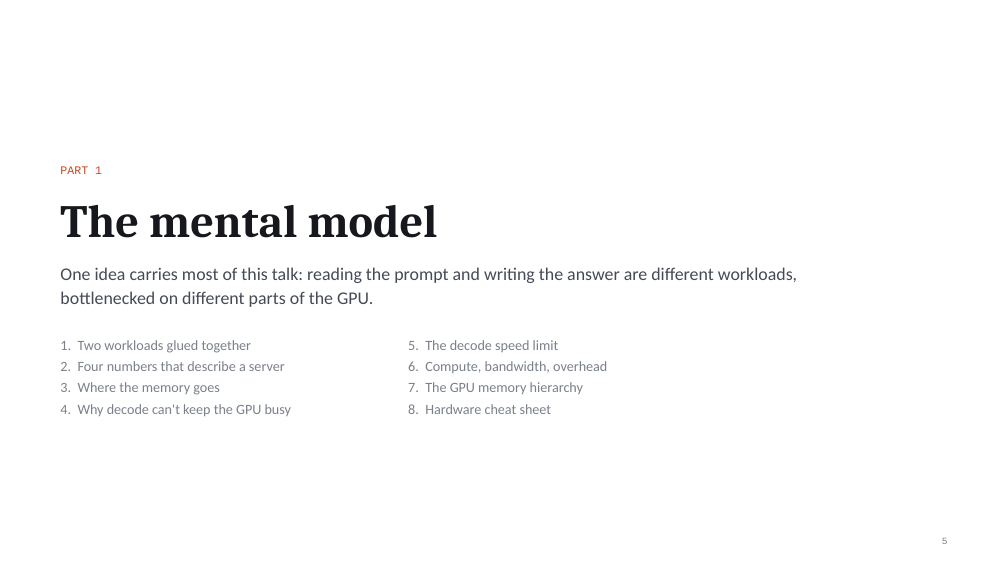
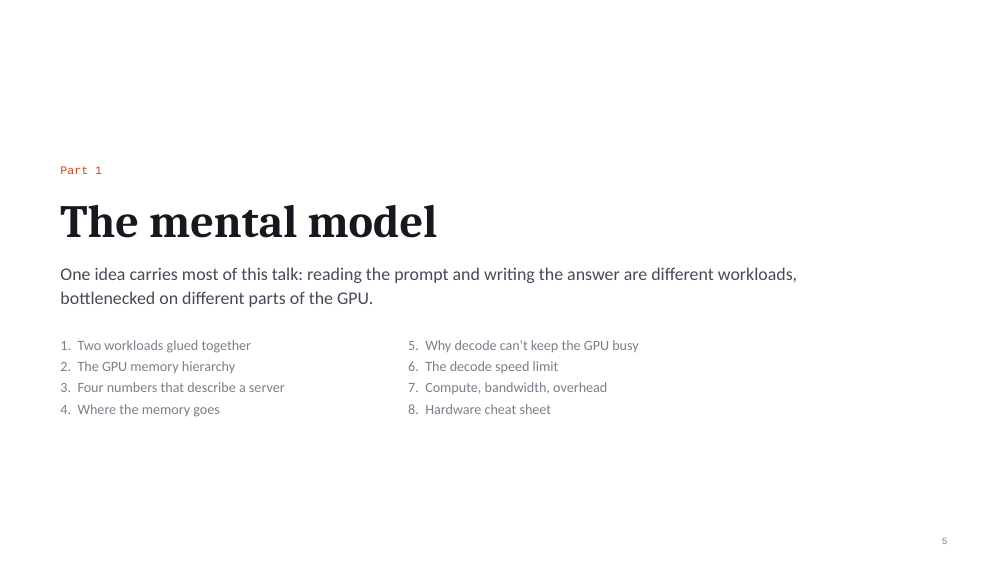
Before and after one commit to nitishkmr005/Inference-Engineering, a slide deck: slide 5 of 02_LLM_Inference_Engineering.pptx. Drawn at 1008x567 pixels with LibreOffice and Linux fonts; fonts in the diff are those of the drawing. Boxes give left, top, right and bottom in pixels: in the first picture for what was removed or moved away, otherwise in the second. Text is boxed around its words. In the diff, an @@ line names an element or a change of style, - is before the commit and + after.

```diff
--- a/02_LLM_Inference_Engineering.pptx
+++ b/02_LLM_Inference_Engineering.pptx
@@ text at (x1=60, y1=166, x2=102, y2=174): text changed @@
-PART 1
+Part 1
@@ text at (x1=408, y1=340, x2=638, y2=394): text changed @@
-5. The decode speed limit
-6. Compute, bandwidth, overhead
-7. The GPU memory hierarchy
+5. Why decode can't keep the GPU busy
+6. The decode speed limit
+7. Compute, bandwidth, overhead
@@ text at (x1=60, y1=361, x2=285, y2=417): text changed @@
-2. Four numbers that describe a server
-3. Where the memory goes
-4. Why decode can't keep the GPU busy
+2. The GPU memory hierarchy
+3. Four numbers that describe a server
+4. Where the memory goes
```
Also in this commit, not shown: 38 other slides changed, 1 slide added, 10 other files.
